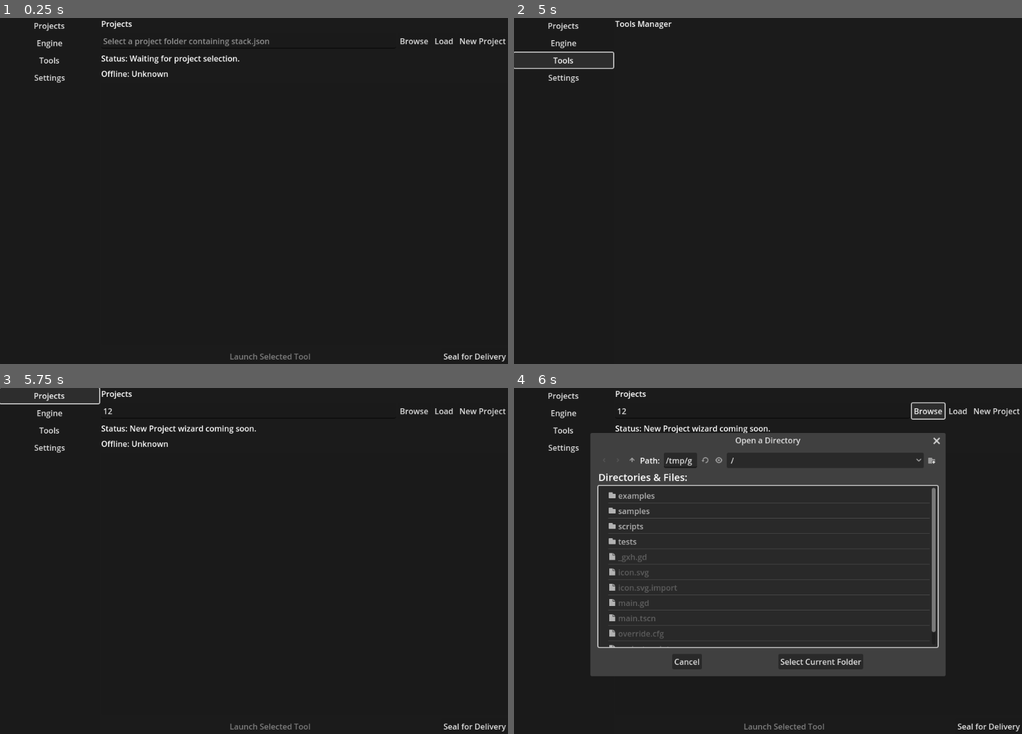
Above: before the commit, frames 1-4 (two rows, left to right).
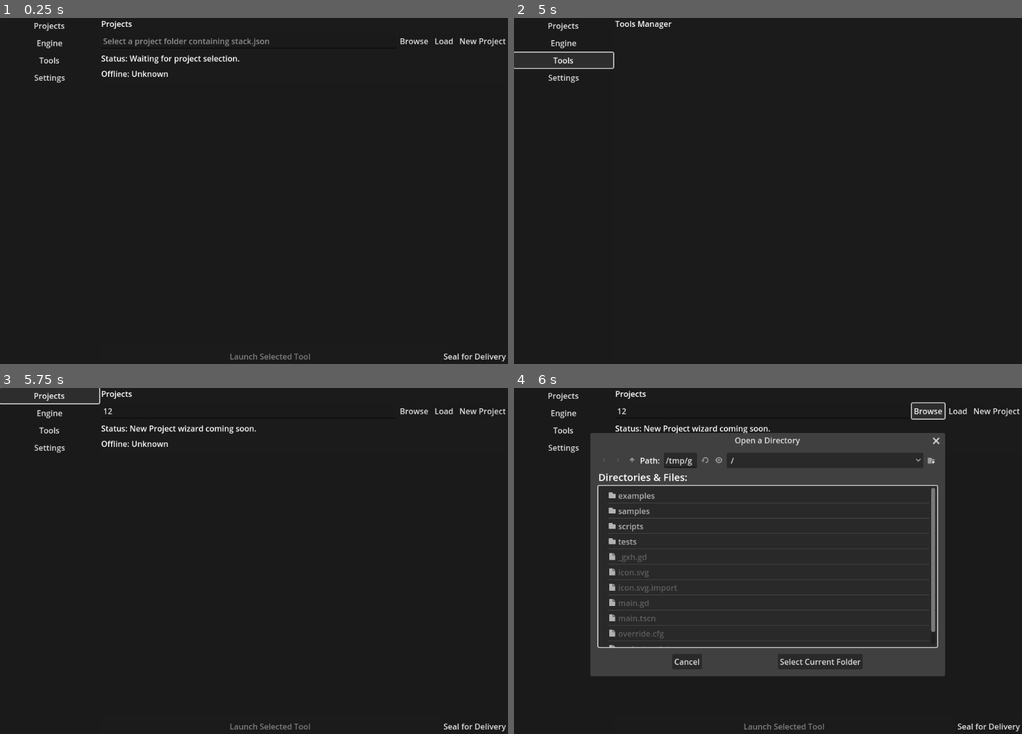
Above: after the commit, the same moments.

Repository: OpenGameStack-Org/ogs-launcher
Game: Godot game, scene res://main.tscn
The game is run twice, just before and just after one commit, with the same random seed, the same clock (stepped at 60 frames per second) and the same inputs.
Inputs (mouse positions are in pixels of both pictures, inside the frame that each line leads up to):
- Up to frame 1 (0.25 s): no input
- Up to frame 2 (5 s): click (762, 42) at 0.52 s; type "12" at 0.6 s; click "New Project" at 1.25 s; click "New Project" at 2 s; click "Projects" at 2.75 s; click "Engine" at 3.5 s; click "Tools" at 4.25 s
- Up to frame 3 (5.75 s): click "Projects" at 5 s
- Up to frame 4 (6 s): click "Browse" at 5.75 s

Frames 1-3 are identical in both runs. In frame 4, 0.6% of the frame differs, in the area x 43-85%, y 13-83%.

Commit message:
Fixed some warnings.

Diff:
--- a/main.gd
+++ b/main.gd
@@ -40,11 +40,6 @@
 
 var projects_controller: ProjectsController
 var hydration_controller: LibraryHydrationController
-
-const ProjectSealer = preload("res://scripts/projects/project_sealer.gd")
-const LayoutController = preload("res://scripts/launcher/layout_controller.gd")
-const SealController = preload("res://scripts/launcher/seal_controller.gd")
-
 var layout_controller: LayoutController
 var seal_controller: SealController
 
@@ -119,7 +114,7 @@
 	# Start on the Projects page
 	layout_controller.navigate_to("projects")
 
-func _on_page_changed(page_name: String) -> void:
+func _on_page_changed(_page_name: String) -> void:
 	"""Called when LayoutController changes pages."""
 	# Page visibility is handled by LayoutController
 	pass
@@ -189,7 +184,7 @@
 	seal_controller.seal_for_delivery(current_project_path)
 
 ## Signal handler: seal operation completed.
-func _on_seal_completed(success: bool, zip_path: String) -> void:
+func _on_seal_completed(_success: bool, _zip_path: String) -> void:
 	"""Seal controller finished sealing project."""
 	# SealController handles all UI updates
 	# This is just a notification point for future extensions
--- a/main.tscn
+++ b/main.tscn
@@ -163,6 +163,7 @@
 text_overrun_behavior = 3
 
 [node name="OutputLabel" type="Label" parent="SealDialog/VBoxContainer"]
+custom_minimum_size = Vector2(300, 0)
 layout_mode = 2
 size_flags_vertical = 3
 autowrap_mode = 2
@@ -193,6 +194,7 @@
 grow_vertical = 2
 
 [node name="Label" type="Label" parent="HydrationDialog/VBoxContainer"]
+custom_minimum_size = Vector2(300, 0)
 layout_mode = 2
 text = "The following tools are missing from your library. Click below to download and install them:"
 autowrap_mode = 2
@@ -203,6 +205,7 @@
 size_flags_vertical = 3
 
 [node name="StatusLabel" type="Label" parent="HydrationDialog/VBoxContainer"]
+custom_minimum_size = Vector2(300, 0)
 layout_mode = 2
 text = "Ready to download."
 autowrap_mode = 2
--- a/scripts/launcher/seal_controller.gd
+++ b/scripts/launcher/seal_controller.gd
@@ -10,9 +10,6 @@
 
 extends RefCounted
 class_name SealController
-
-const ProjectSealer = preload("res://scripts/projects/project_sealer.gd")
-const Logger = preload("res://scripts/logging/logger.gd")
 
 ## Emitted when seal operation completes (success or failure).
 signal seal_completed(success: bool, zip_path: String)
--- a/scripts/manifest/stack_manifest.gd
+++ b/scripts/manifest/stack_manifest.gd
@@ -36,8 +36,6 @@
 
 extends RefCounted
 class_name StackManifest
-
-const Logger = preload("res://scripts/logging/logger.gd")
 
 const CURRENT_SCHEMA_VERSION := 1
 
--- a/scripts/projects/project_sealer.gd
+++ b/scripts/projects/project_sealer.gd
@@ -29,10 +29,6 @@
 extends RefCounted
 class_name ProjectSealer
 
-const StackManifest = preload("res://scripts/manifest/stack_manifest.gd")
-const LibraryManager = preload("res://scripts/library/library_manager.gd")
-const Logger = preload("res://scripts/logging/logger.gd")
-
 var library: LibraryManager
 
 func _init():
@@ -320,7 +316,7 @@
 	var zip_path = parent_path.path_join(zip_name) if not parent_path.is_empty() else zip_name
 
 	# Use Godot's built-in ZIP functionality (available in 4.3+)
-	var zip = ZIPReader.new()
+	var _zip = ZIPReader.new()
 
 	# We need to create a zip by iterating through files
 	# This is a simplified approach using system commands for now
--- a/tests/project_sealer_tests.gd
+++ b/tests/project_sealer_tests.gd
@@ -5,9 +5,6 @@
 
 extends RefCounted
 class_name ProjectSealerTests
-
-const ProjectSealer = preload("res://scripts/projects/project_sealer.gd")
-const StackManifest = preload("res://scripts/manifest/stack_manifest.gd")
 
 func run() -> Dictionary:
 	var results = {
@@ -106,7 +103,7 @@
 	if dir_access == null:
 		return {"passed": false, "error": "Cannot access user:// directory"}
 
-	dir_access.make_dir_absolute(temp_dir)
+	DirAccess.make_dir_absolute(temp_dir)
 
 	var sealer = ProjectSealer.new()
 	var result = sealer.seal_project(temp_dir)
@@ -134,7 +131,7 @@
 	if dir_access == null:
 		return {"passed": false, "error": "Cannot access user:// directory"}
 
-	dir_access.make_dir_absolute(temp_dir)
+	DirAccess.make_dir_absolute(temp_dir)
 
 	# Create a stack.json with a tool that definitely doesn't exist
 	var stack_file = FileAccess.open(temp_dir.path_join("stack.json"), FileAccess.WRITE)
@@ -171,7 +168,7 @@
 	if dir_access == null:
 		return {"passed": false, "error": "Cannot access user:// directory"}
 
-	dir_access.make_dir_absolute(temp_dir)
+	DirAccess.make_dir_absolute(temp_dir)
 
 	var stack_file = FileAccess.open(temp_dir.path_join("stack.json"), FileAccess.WRITE)
 	if stack_file == null:
@@ -207,7 +204,7 @@
 	if dir_access == null:
 		return {"passed": false, "error": "Cannot access user:// directory"}
 
-	dir_access.make_dir_absolute(temp_dir)
+	DirAccess.make_dir_absolute(temp_dir)
 
 	var stack_file = FileAccess.open(temp_dir.path_join("stack.json"), FileAccess.WRITE)
 	if stack_file == null:
@@ -244,7 +241,7 @@
 	if dir_access == null:
 		return {"passed": false, "error": "Cannot access user:// directory"}
 
-	dir_access.make_dir_absolute(temp_dir)
+	DirAccess.make_dir_absolute(temp_dir)
 
 	var stack_file = FileAccess.open(temp_dir.path_join("stack.json"), FileAccess.WRITE)
 	if stack_file == null:
@@ -276,7 +273,7 @@
 	if dir_access == null:
 		return {"passed": false, "error": "Cannot access user:// directory"}
 
-	dir_access.make_dir_absolute(temp_dir)
+	DirAccess.make_dir_absolute(temp_dir)
 
 	var stack_file = FileAccess.open(temp_dir.path_join("stack.json"), FileAccess.WRITE)
 	if stack_file == null:
@@ -306,7 +303,7 @@
 	if dir_access == null:
 		return {"passed": false, "error": "Cannot access user:// directory"}
 
-	dir_access.make_dir_absolute(temp_dir)
+	DirAccess.make_dir_absolute(temp_dir)
 
 	var stack_file = FileAccess.open(temp_dir.path_join("stack.json"), FileAccess.WRITE)
 	if stack_file == null:
@@ -337,7 +334,7 @@
 	if dir_access == null:
 		return {"passed": false, "error": "Cannot access user:// directory"}
 
-	dir_access.make_dir_absolute(temp_dir)
+	DirAccess.make_dir_absolute(temp_dir)
 
 	var stack_file = FileAccess.open(temp_dir.path_join("stack.json"), FileAccess.WRITE)
 	if stack_file == null:
Not shown, changed: docs/TESTING.md
Not shown, changed: docs/The_Plan.md
